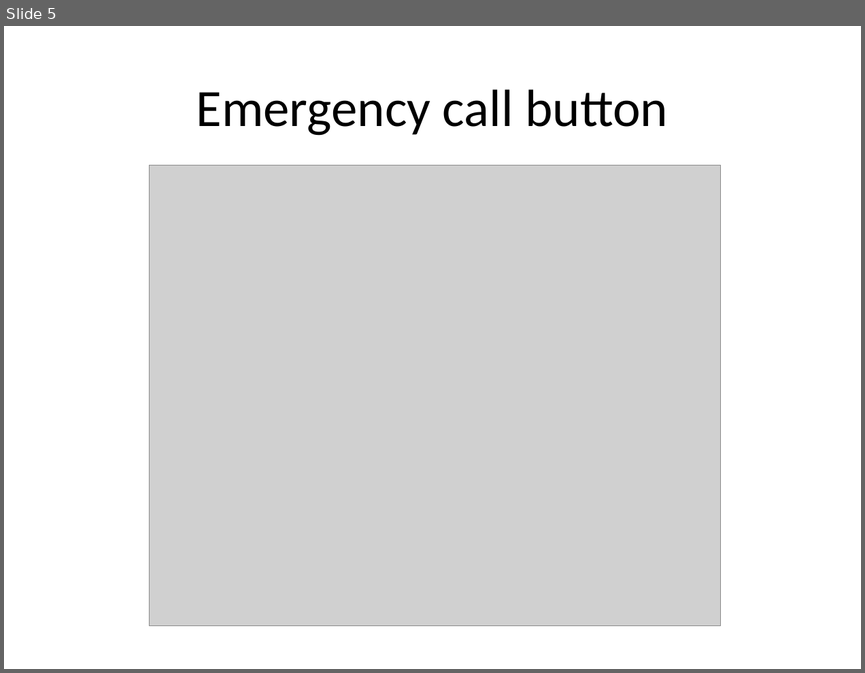
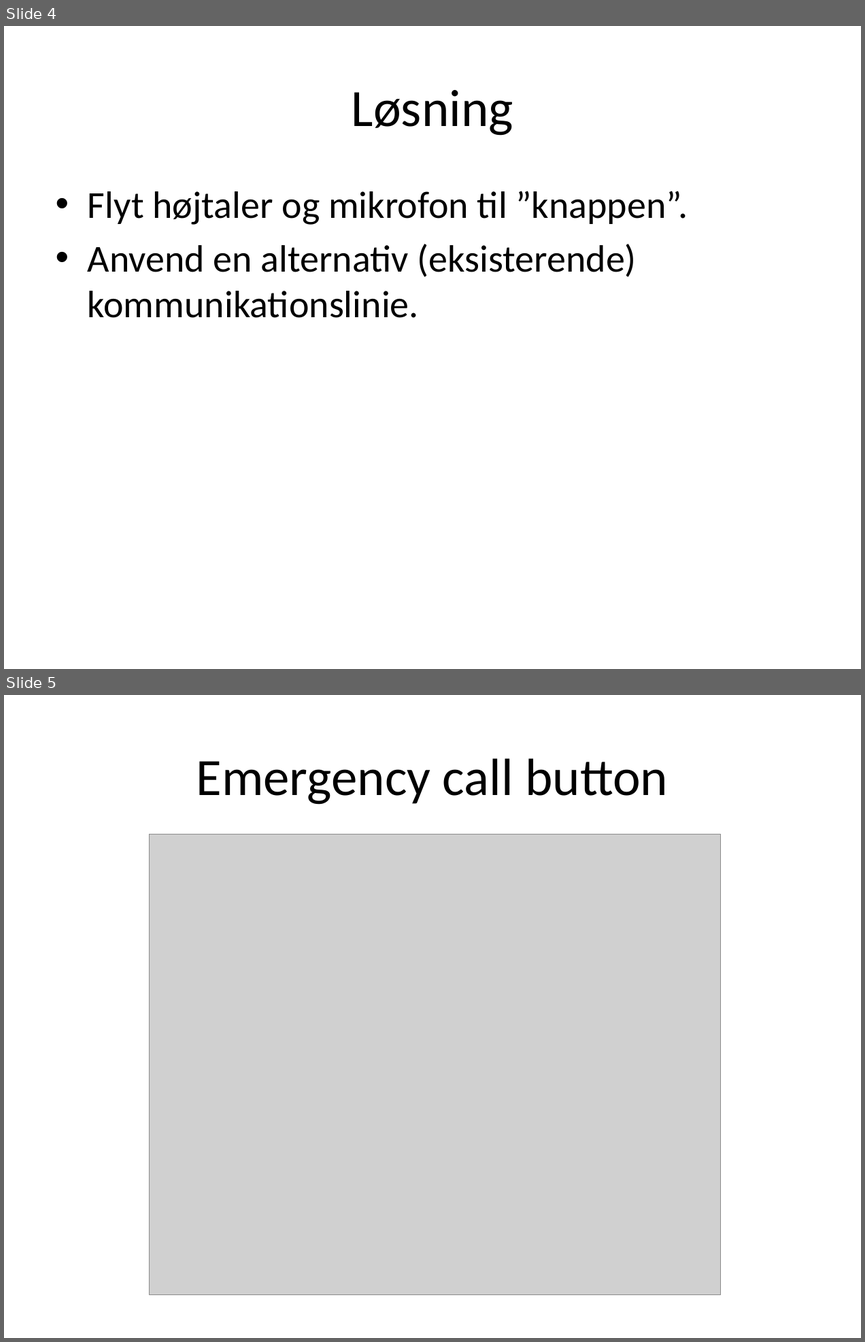
Before and after one commit to ahpoder/masterofit2009, a slide deck: syseng_hwco/proj/Artifact/Presentations/Presentation_11_02_11.pptx. Shown one above the other, each under a label of ours: slide 5 before the commit, slides 4 and 5 after it. The pictures are 865x673 and 865x1342 pixels, drawn with LibreOffice and Linux fonts; fonts in the diff are those of the drawing; grey boxes stand for pictures. Boxes give left, top, right and bottom in pixels: in the first picture for what was removed or moved away, otherwise in the second. Text is boxed around its words. In the diff, an @@ line names an element or a change of style, - is before the commit and + after.

```diff
--- a/syseng_hwco/proj/Artifact/Presentations/Presentation_11_02_11.pptx
+++ b/syseng_hwco/proj/Artifact/Presentations/Presentation_11_02_11.pptx
@@ slide 4 added at [4,26,861,669], background #FFFFFF @@
@@ title added at [351,90,513,135], 44 pt, text #000000 @@
+Løsning
@@ text added at [88,191,687,318], 32 pt, text #000000 @@
+• Flyt højtaler og mikrofon til ”knappen”.
+• Anvend en alternativ (eksisterende) kommunikationslinie.
```
Also in this commit, not shown: 1 slide changed, 3 other slides added, 4 slides removed.
